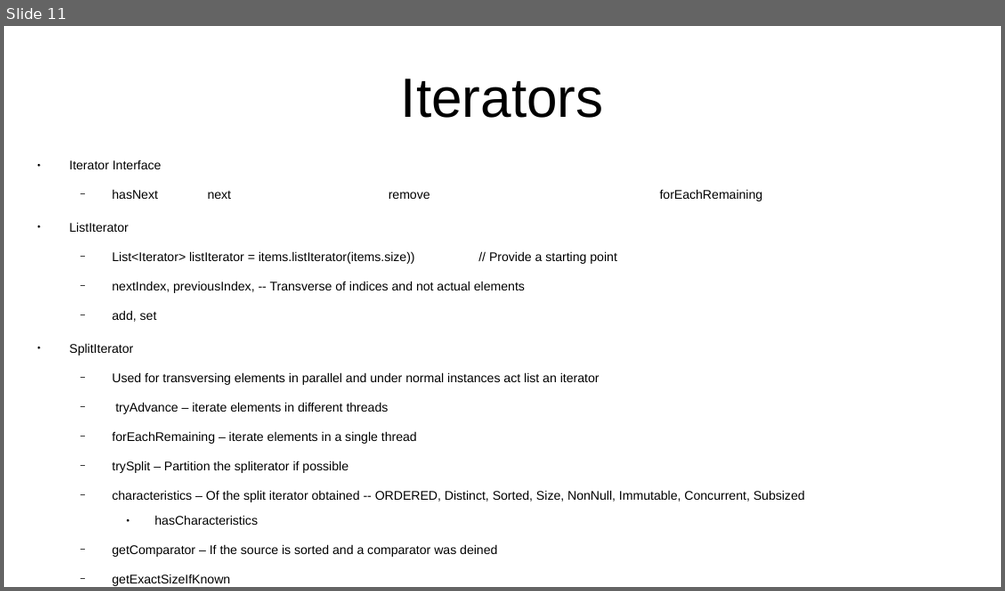
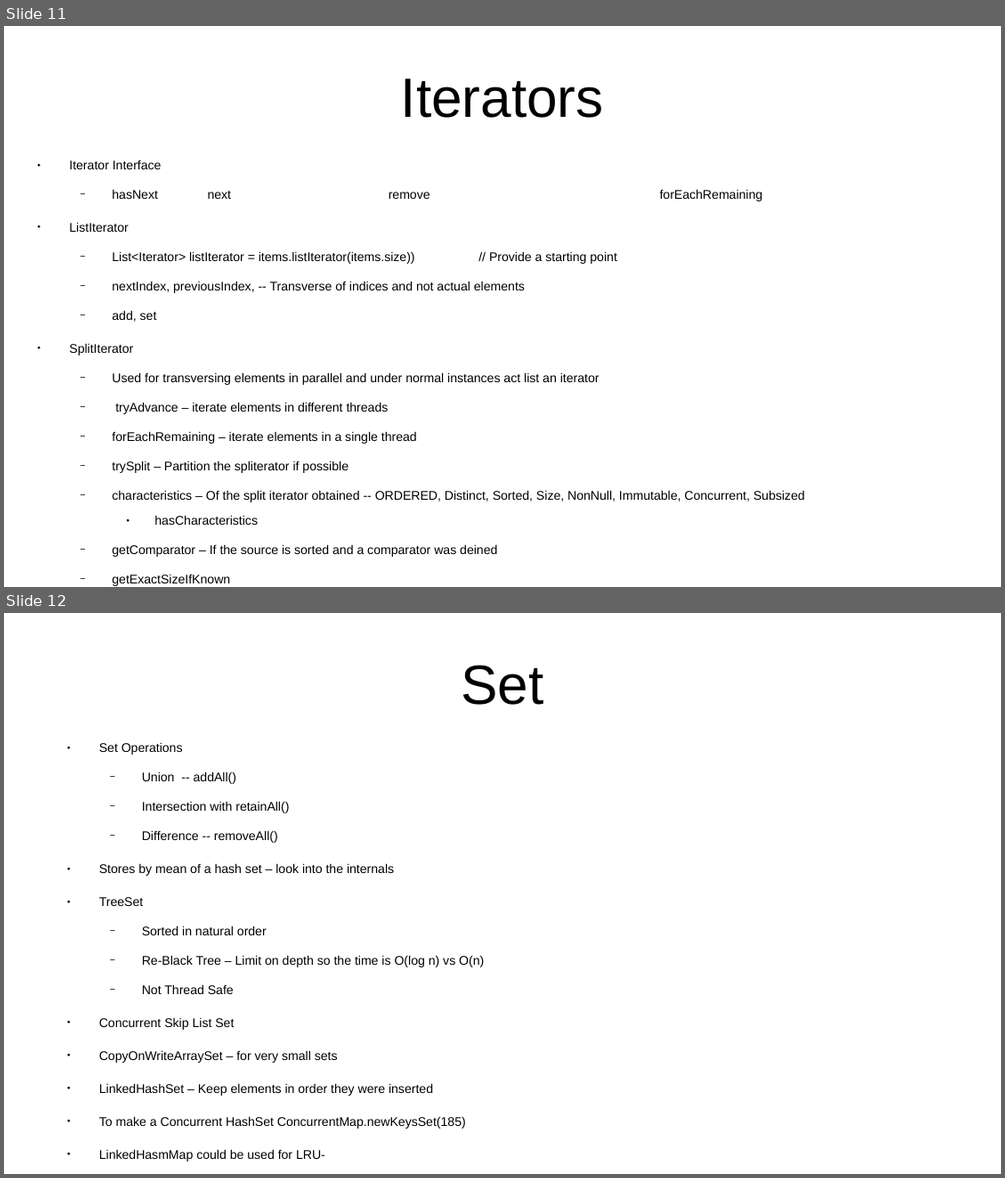
Before and after one commit to CharlesStockman/notesFromCourses, a slide deck: java/core/Java Collections.odp. Shown one above the other, each under a label of ours: slide 11 before the commit, slides 11 and 12 after it. The pictures are 1005x591 and 1005x1178 pixels, drawn with LibreOffice and Linux fonts; fonts in the diff are those of the drawing. Boxes give left, top, right and bottom in pixels: in the first picture for what was removed or moved away, otherwise in the second. Text is boxed around its words. In the diff, an @@ line names an element or a change of style, - is before the commit and + after.

```diff
--- a/java/core/Java Collections.odp
+++ b/java/core/Java Collections.odp
@@ slide 12 added at bbox=[4, 613, 1001, 1174], background #FFFFFF @@
@@ title added at bbox=[461, 665, 543, 705], 44 pt, text #000000 @@
+Set
@@ text added at bbox=[99, 742, 484, 1161], 10 pt, text #000000 @@
+● Set Operations
+  − Union -- addAll()
+  − Intersection with retainAll()
+  − Difference -- removeAll()
+● Stores by mean of a hash set – look into the internals
+● TreeSet
+  − Sorted in natural order
+  − Re-Black Tree – Limit on depth so the time is O(log n) vs O(n)
+  − Not Thread Safe
+● Concurrent Skip List Set
+● CopyOnWriteArraySet – for very small sets
+● LinkedHashSet – Keep elements in order they were inserted
+● To make a Concurrent HashSet ConcurrentMap.newKeysSet(185)
+● LinkedHasmMap could be used for LRU-
```
Also in this commit, not shown: 1 slide changed, 1 other slide added, 1 slide removed, 7 other files.
